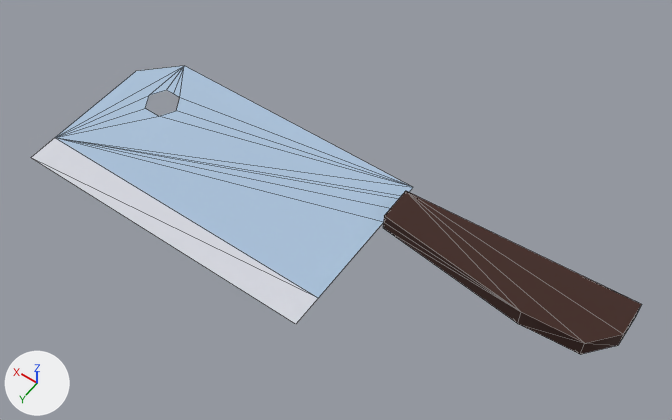
The glTF model public/assets/models/food/cookingKnifeChopping.GLB: old version first, new version second.
Camera for both pictures: a 50 mm camera at (-0.339, 0.441, 0.75) aimed at (-0.008, -0.023, 0.021). The axes (+X, +Y, +Z) are drawn at lower left. The lights are the same throughout. Mesh edges are drawn as thin lines.

Objects in the first picture: 'cookingKnifeChopping'.
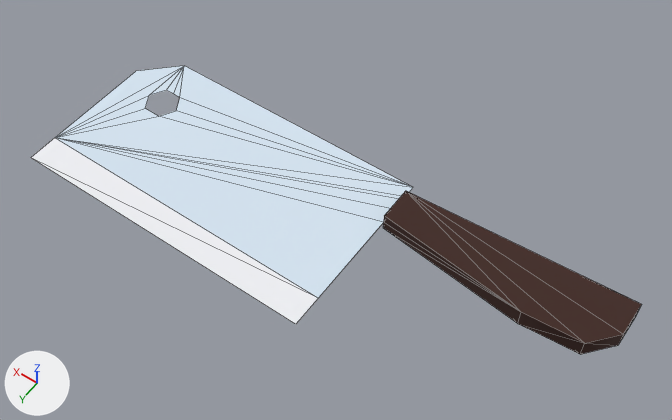
The newer file is also turned or shifted as a whole; pictures and numbers use the older file's frame.

Edits to the bpy script that builds the scene:
```text
Add mat_greylight_057:
    mat_greylight_057 = principled_material('greyLight.057')
    mat_greylight_057.base_color = (0.68, 0.791, 0.896)  # white #d7e6f3
    mat_greylight_057.roughness = 1.0
Add mat_white_069:
    mat_white_069 = principled_material('white.069')
    mat_white_069.base_color = (0.88, 0.888, 0.922)  # white #f1f2f6
    mat_white_069.roughness = 1.0
Change me_mesh_cookingknifechopping_002:
    where me_mesh_cookingknifechopping_002.from_pydata(...)  # 30 vertices, 46 faces; spans x -0.3..0.3, y -0.1..0.1, z 0.0..0.02
    remove me_mesh_cookingknifechopping_002.materials.append(mat_greylight_038)  # white #d7e6f3
    remove me_mesh_cookingknifechopping_002.materials.append(mat_white_047)  # white #f1f2f6
    add me_mesh_cookingknifechopping_002.materials.append(mat_greylight_057)  # white #d7e6f3
    add me_mesh_cookingknifechopping_002.materials.append(mat_white_069)  # white #f1f2f6
```

Boxes [x1, y1, x2, y2] around the edits, measured in the pictures (672 x 420 px):
'cookingKnifeChopping', recoloured: [31, 66, 413, 324] in both
